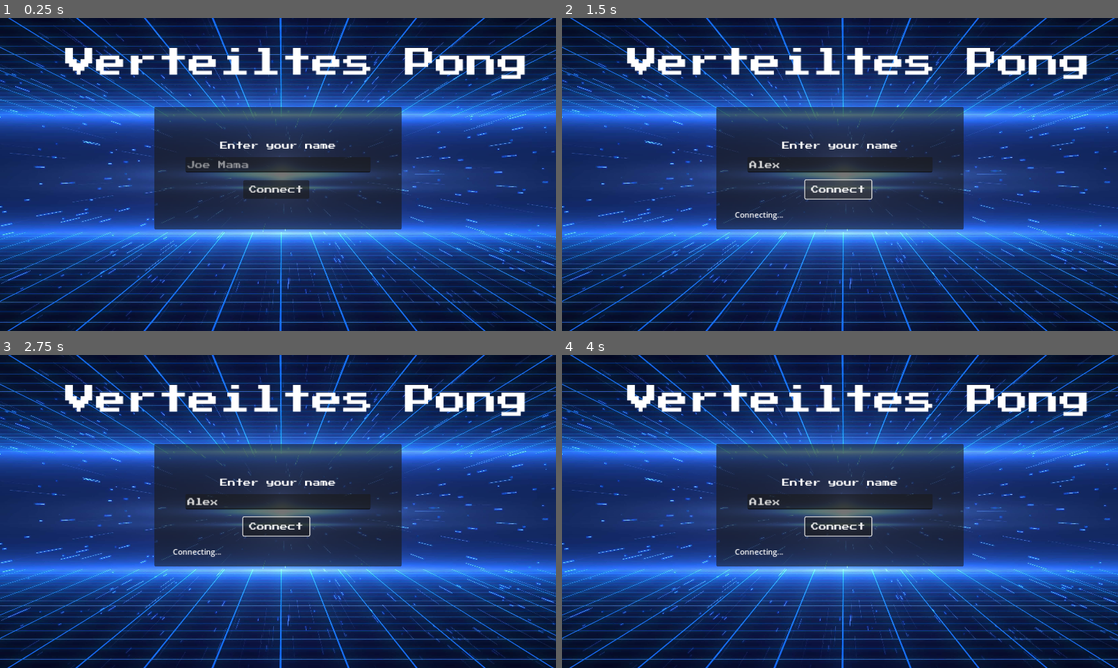
Above: before the commit, frames 1-4 (two rows, left to right).
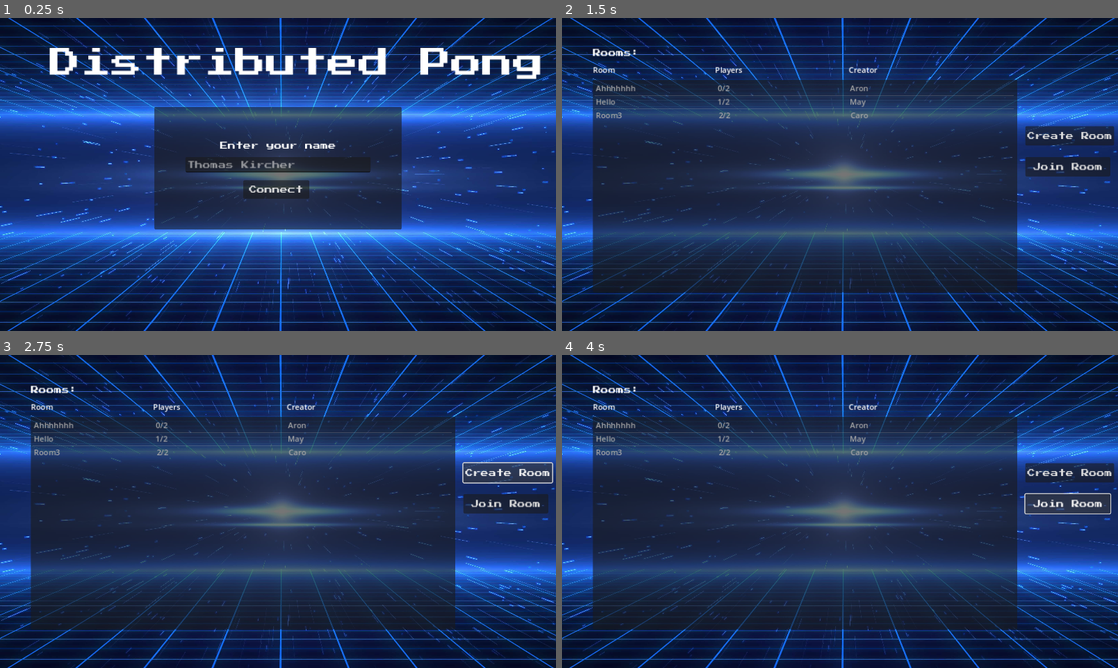
Above: after the commit, the same moments.

Repository: Maytastico/trash-pong
Game: Godot game, scene res://lobby.tscn
The game is run twice, just before and just after one commit, with the same random seed, the same clock (stepped at 60 frames per second) and the same inputs.
Inputs (mouse positions are in pixels of both pictures, inside the frame that each line leads up to):
- Up to frame 1 (0.25 s): no input
- Up to frame 2 (1.5 s): click (840, 165) at 0.52 s; type "Alex" at 0.6 s; click "Connect" at 1.25 s
- Up to frame 3 (2.75 s): click (505, 473) at 2 s, where only the run after the commit has a clickable "Create Room"
- Up to frame 4 (4 s): click (1067, 505) at 2.75 s, where only the run after the commit has a clickable "Join Room"; hold A (move_up) from 3.53 s (still down)

The runs differ from the first frame. In frame 1, 4.2% of the frame differs, in the area x 8-98%, y 9-48%; in frame 2, 41%; in frame 3, 42%, in the area x 5-100%, y 9-88%; in frame 4, 42%.

Commit message:
#41-Raumlsite-Page

Diff:
--- a/game/lobby.tscn
+++ b/game/lobby.tscn
@@ -28,27 +28,6 @@
 texture = ExtResource("1_4qxuq")
 expand_mode = 1
 
-[node name="Title" type="Label" parent="."]
-layout_mode = 1
-anchors_preset = 8
-anchor_left = 0.5
-anchor_top = 0.5
-anchor_right = 0.5
-anchor_bottom = 0.5
-offset_left = -447.0
-offset_top = -316.0
-offset_right = 528.0
-offset_bottom = -143.0
-grow_horizontal = 2
-grow_vertical = 2
-size_flags_horizontal = 2
-size_flags_vertical = 0
-theme_override_fonts/font = ExtResource("1_sxk5a")
-theme_override_font_sizes/font_size = 64
-text = "Verteiltes Pong"
-horizontal_alignment = 1
-vertical_alignment = 1
-
 [node name="LobbyPanel" type="Panel" parent="."]
 layout_mode = 1
 anchors_preset = -1
@@ -65,6 +44,27 @@
 size_flags_horizontal = 2
 size_flags_vertical = 2
 script = ExtResource("1")
+
+[node name="Title" type="Label" parent="LobbyPanel"]
+layout_mode = 1
+anchors_preset = 8
+anchor_left = 0.5
+anchor_top = 0.5
+anchor_right = 0.5
+anchor_bottom = 0.5
+offset_left = -448.0
+offset_top = -303.0
+offset_right = 527.0
+offset_bottom = -130.0
+grow_horizontal = 2
+grow_vertical = 2
+size_flags_horizontal = 2
+size_flags_vertical = 0
+theme_override_fonts/font = ExtResource("1_sxk5a")
+theme_override_font_sizes/font_size = 64
+text = "Distributed Pong"
+horizontal_alignment = 1
+vertical_alignment = 1
 
 [node name="EnterNameLabel" type="Label" parent="LobbyPanel"]
 layout_mode = 0
@@ -88,7 +88,7 @@
 size_flags_vertical = 2
 theme_override_fonts/font = ExtResource("1_sxk5a")
 theme_override_font_sizes/font_size = 16
-placeholder_text = "Joe Mama"
+placeholder_text = "Thomas Kircher"
 
 [node name="HostButton" type="Button" parent="LobbyPanel"]
 layout_mode = 0
--- a/game/logic/lobby.gd
+++ b/game/logic/lobby.gd
@@ -10,8 +10,8 @@
 #@onready var join_button = $JoinButton
 @onready var status_ok = $StatusOk
 @onready var status_fail = $StatusFail
-@onready var port_forward_label = $PortForward
-@onready var find_public_ip_button = $FindPublicIP
+
+
 
 var peer = null
 
@@ -87,7 +87,16 @@
 
 
 func _on_host_pressed():
+	if(username.text.strip_edges() == ""):
+		_set_status("Enter a username", false)
+		return
+
 	_set_status("Connecting...", true)
+	host_button.set_disabled(true)
+	var raumliste = load("res://raumliste.tscn").instantiate()
+
+	get_tree().get_root().add_child(raumliste)
+	hide()
 	#peer = ENetMultiplayerPeer.new()
 	#var err = peer.create_server(DEFAULT_PORT, 1) # Maximum of 1 peer, since it's a 2-player game.
 	#if err != OK:
--- a/game/raumliste.tscn
+++ b/game/raumliste.tscn
@@ -2,7 +2,7 @@
 
 [ext_resource type="FontFile" uid="uid://baeom0xb31cqk" path="res://ressources/PressStart2P-Regular.ttf" id="1_m7v30"]
 
-[node name="Control" type="Control"]
+[node name="Raumliste" type="Control"]
 layout_mode = 3
 anchors_preset = 15
 anchor_right = 1.0
@@ -12,9 +12,62 @@
 
 [node name="Label" type="Label" parent="."]
 layout_mode = 0
-offset_left = 12.0
-offset_top = 25.0
-offset_right = 52.0
-offset_bottom = 48.0
+offset_left = 64.0
+offset_top = 64.0
+offset_right = 160.0
+offset_bottom = 87.0
 theme_override_fonts/font = ExtResource("1_m7v30")
-text = "Räume:"
+text = "Rooms:"
+
+[node name="GridContainer" type="GridContainer" parent="."]
+layout_mode = 0
+offset_left = 64.0
+offset_top = 96.0
+offset_right = 888.0
+offset_bottom = 128.0
+columns = 3
+
+[node name="RoomLabel" type="Label" parent="GridContainer"]
+layout_mode = 2
+text = "Room                                                 "
+
+[node name="PlayersLabel" type="Label" parent="GridContainer"]
+layout_mode = 2
+text = "Players                                                    "
+
+[node name="CreatorLabel" type="Label" parent="GridContainer"]
+layout_mode = 2
+text = "Creator"
+
+[node name="Create Room" type="Button" parent="."]
+layout_mode = 0
+offset_left = 960.0
+offset_top = 224.0
+offset_right = 1088.0
+offset_bottom = 264.0
+theme_override_fonts/font = ExtResource("1_m7v30")
+theme_override_font_sizes/font_size = 16
+text = "Create Room"
+
+[node name="Join Room" type="Button" parent="."]
+offset_left = 960.0
+offset_top = 288.0
+offset_right = 1136.0
+offset_bottom = 328.0
+theme_override_fonts/font = ExtResource("1_m7v30")
+theme_override_font_sizes/font_size = 16
+text = "Join Room"
+
+[node name="ItemList" type="ItemList" parent="."]
+layout_mode = 0
+offset_left = 64.0
+offset_top = 128.0
+offset_right = 944.0
+offset_bottom = 568.0
+allow_reselect = true
+allow_search = false
+max_text_lines = 100
+item_count = 3
+item_0/text = "Ahhhhhhh                                         0/2                                                            Aron"
+item_1/text = "Hello                                                   1/2                                                            May"
+item_2/text = "Room3                                                2/2                                                            Caro"
Not shown, changed: game/export/index.apple-touch-icon.png.import
Not shown, changed: game/export/index.icon.png.import
Not shown, changed: game/export/index.png.import
Not shown, changed: game/export_presets.cfg
Not shown, changed: game/README.md
Not shown, removed: game/export/Pong.pck
Not shown, added: game/export/index.apple-touch-icon.png
Not shown, added: game/export/index.audio.worklet.js
Not shown, added: game/export/index.html
Not shown, added: game/export/index.icon.png
Not shown, added: game/export/index.js
Not shown, added: game/export/index.pck
(and 3 more such lines)
